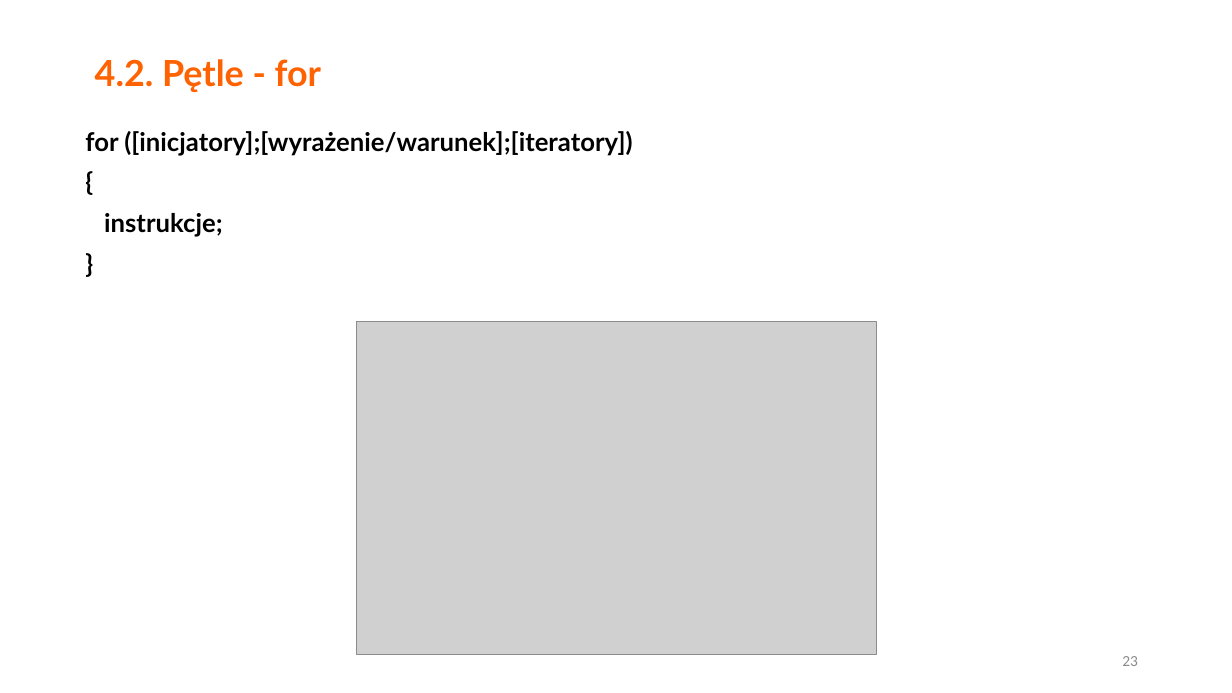
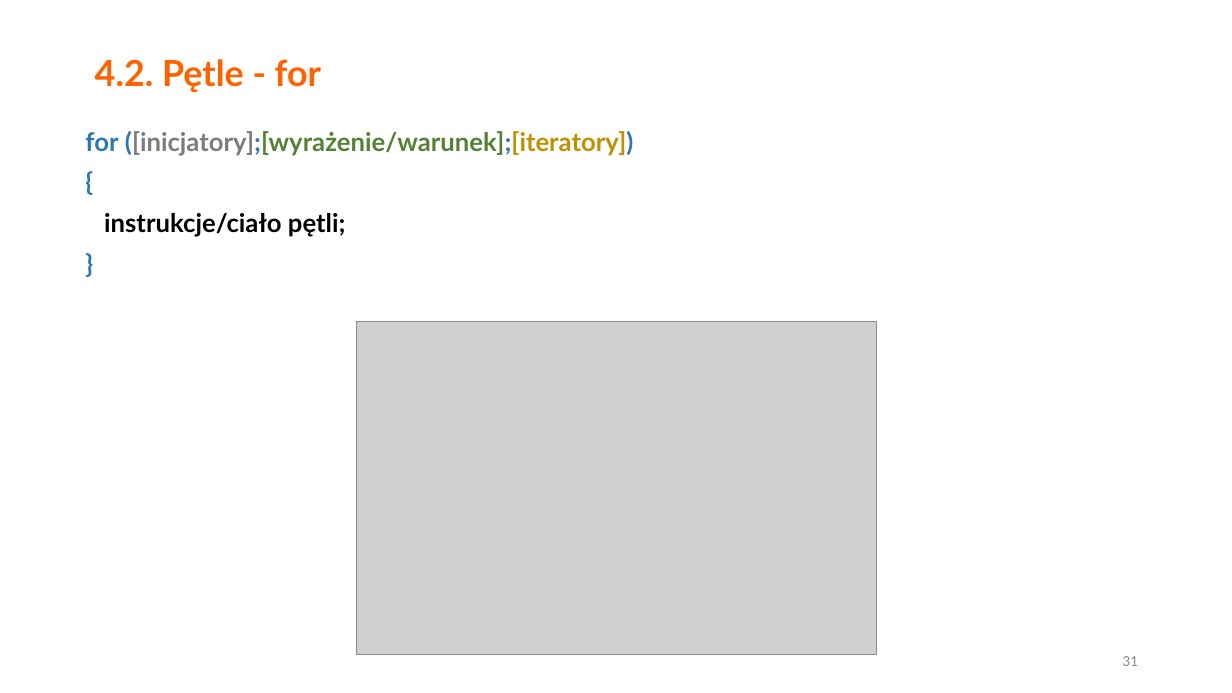
Before and after one commit to morelq/PodstawyCsharp, a slide deck: slide 31 of Podstawy Csharp v2.pptx (slide 23 before the commit). Drawn at 1232x693 pixels with LibreOffice and Linux fonts; fonts in the diff are those of the drawing; grey boxes stand for pictures. Boxes give left, top, right and bottom in pixels: in the first picture for what was removed or moved away, otherwise in the second. Text is boxed around its words. In the diff, an @@ line names an element or a change of style, - is before the commit and + after.

```diff
--- a/Podstawy Csharp v2.pptx
+++ b/Podstawy Csharp v2.pptx
@@ text at [85,131,633,156]: text colour #000000 to #2E75B6 in "for ([inicjatory];[wyrażenie/warunek];[iteratory])", "{", "}"; text colour #000000 to #7C7C7C, text colour #000000 to #548235, text colour #000000 to #BF9000 in "([inicjatory];[wyrażenie/warunek];[iteratory])" @@
@@ text at [104,213,346,237]: text changed @@
-instrukcje;
+instrukcje/ciało pętli;
@@ page number at [1122,656,1138,666]: text changed @@
-23
+31
```
Also in this commit, not shown: 19 other slides changed, 10 slides added, 3 slides removed, 14 other files.
